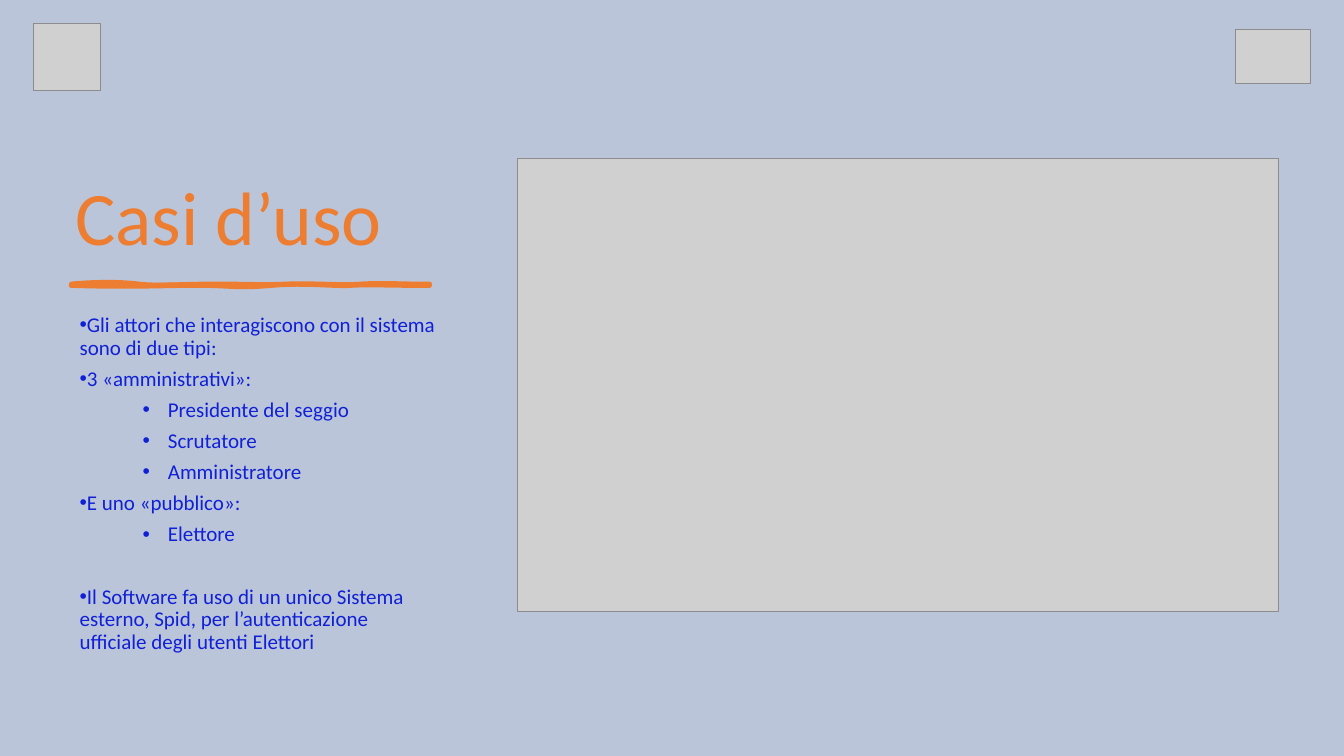
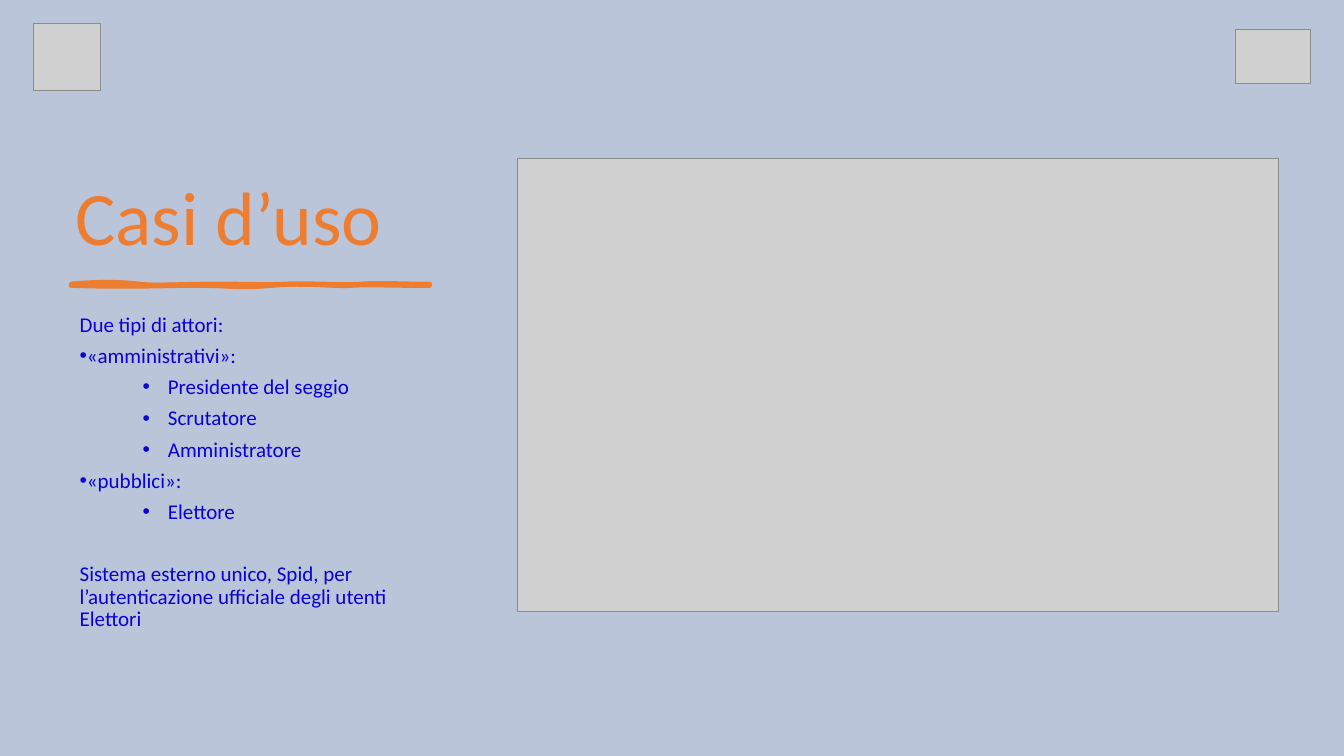
Before and after one commit to RiccardoBarbieri/iovoto, a slide deck: slide 3 of ioVoto.pptx. Drawn at 1344x756 pixels with LibreOffice and Linux fonts; fonts in the diff are those of the drawing; grey boxes stand for pictures. Boxes give left, top, right and bottom in pixels: in the first picture for what was removed or moved away, otherwise in the second. Text is boxed around its words. In the diff, an @@ line names an element or a change of style, - is before the commit and + after.

```diff
--- a/ioVoto.pptx
+++ b/ioVoto.pptx
@@ text at (80,317,236,363): text changed; text colour #1020D7 to #0C01D3 @@
-• Gli attori che interagiscono con il sistema sono di due tipi:
-• 3 «amministrativi»:
+Due tipi di attori:
+• «amministrativi»:
@@ text at (168,379,348,519): text colour #1020D7 to #0C01D3 in "Presidente del seggio", "Scrutatore", "Amministratore", "Elettore" @@
@@ text at (87,473,181,492): text changed; text colour #1020D7 to #0C01D3 @@
-• E uno «pubblico»:
+• «pubblici»:
@@ text at (80,566,386,626): text changed; text colour #1020D7 to #0C01D3 @@
-• Il Software fa uso di un unico Sistema esterno, Spid, per l’autenticazione ufficiale degli utenti Elettori
+Sistema esterno unico, Spid, per l’autenticazione ufficiale degli utenti Elettori
```
Also in this commit, not shown: 3 other slides changed, 2 slides added, 1 slide removed.
